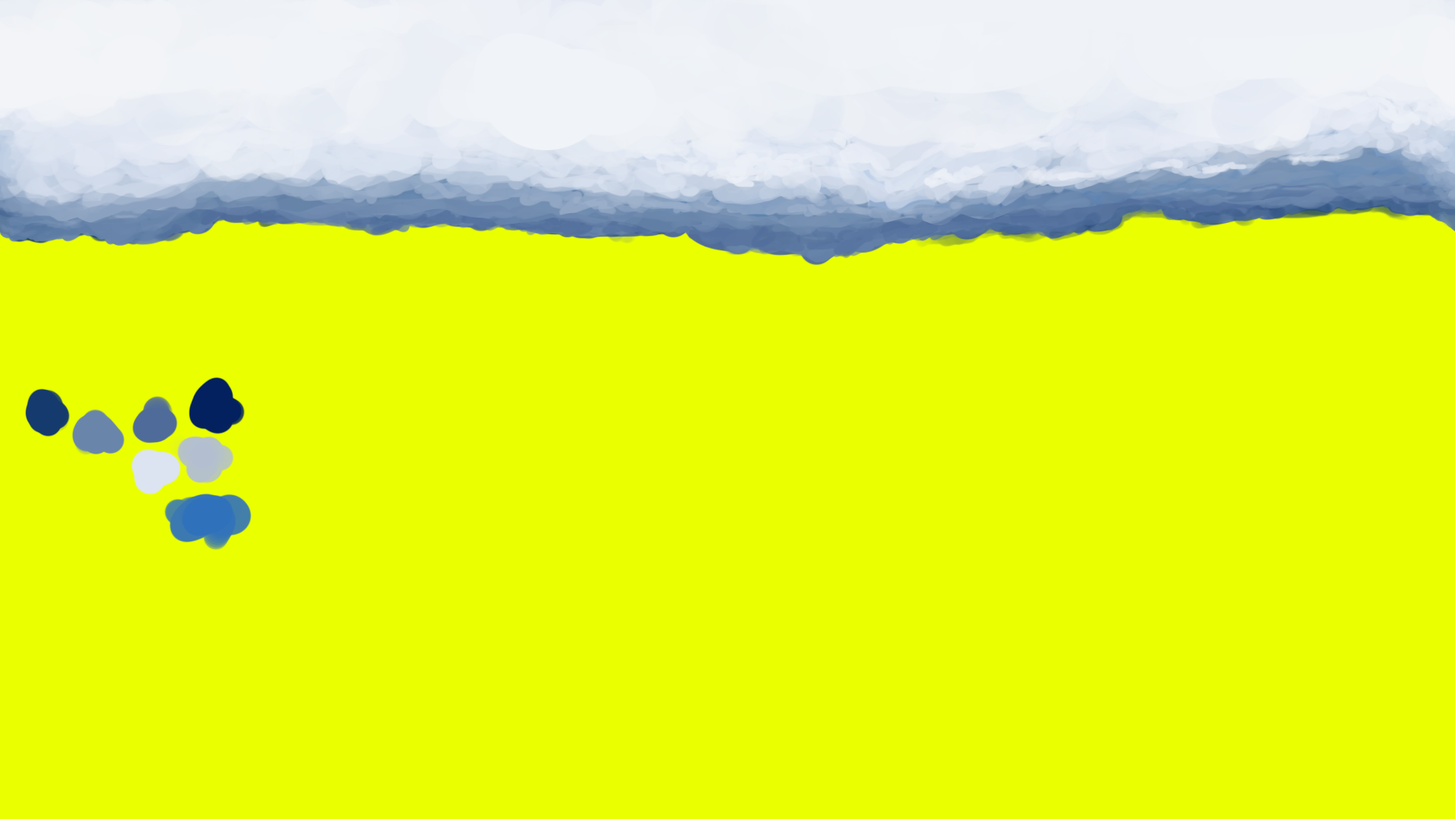
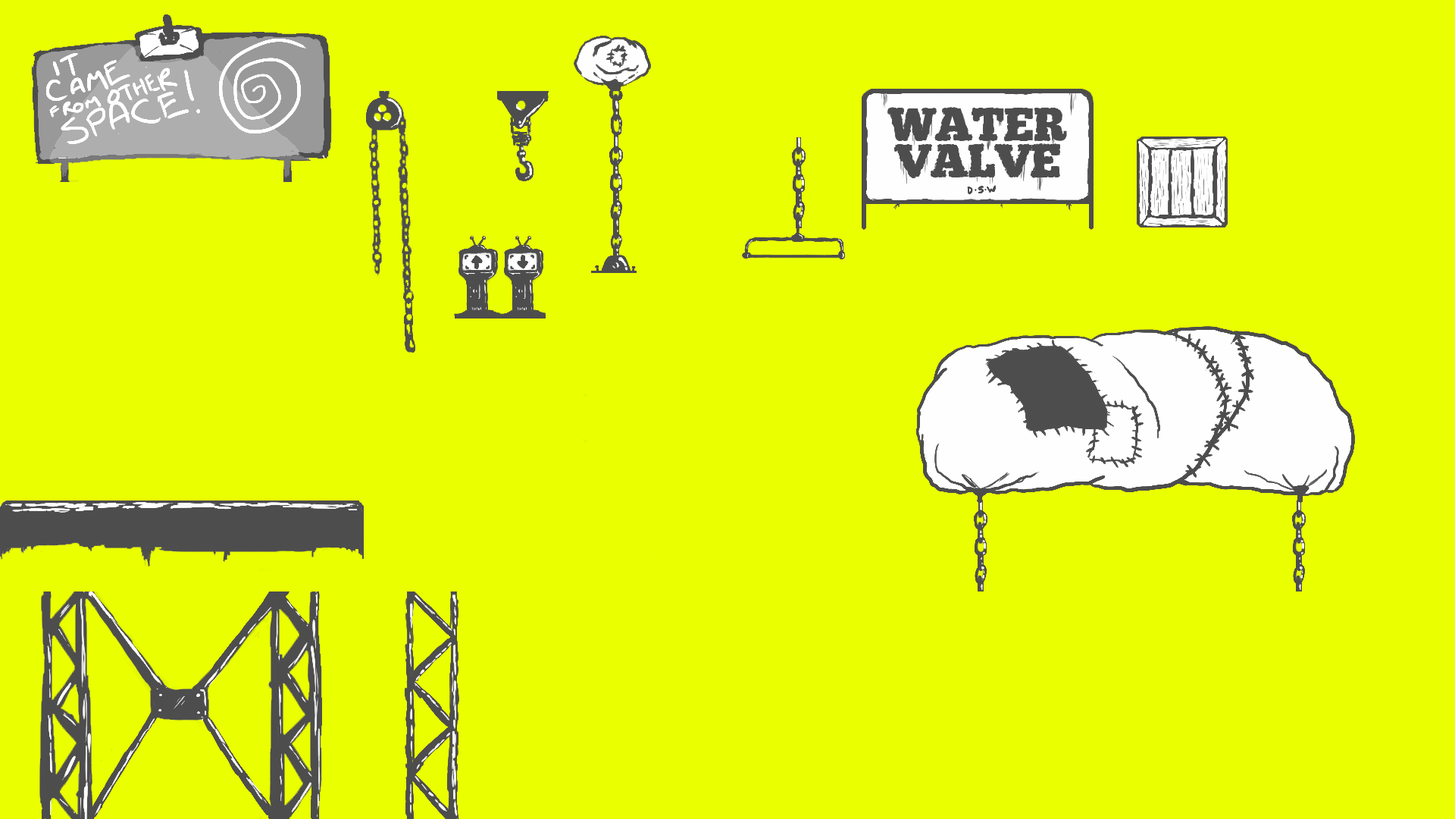
Revision of a layered 1455 × 819 image; what changed, layer by layer:
hid group "Group 2" (2 layers) over [0, 0, 1455, 551]
showed group "Group 1" (23 layers) over [0, 4, 1356, 819]
added layer "Layer 25 copy" in group "Group 1" over [792, 137, 806, 229]
